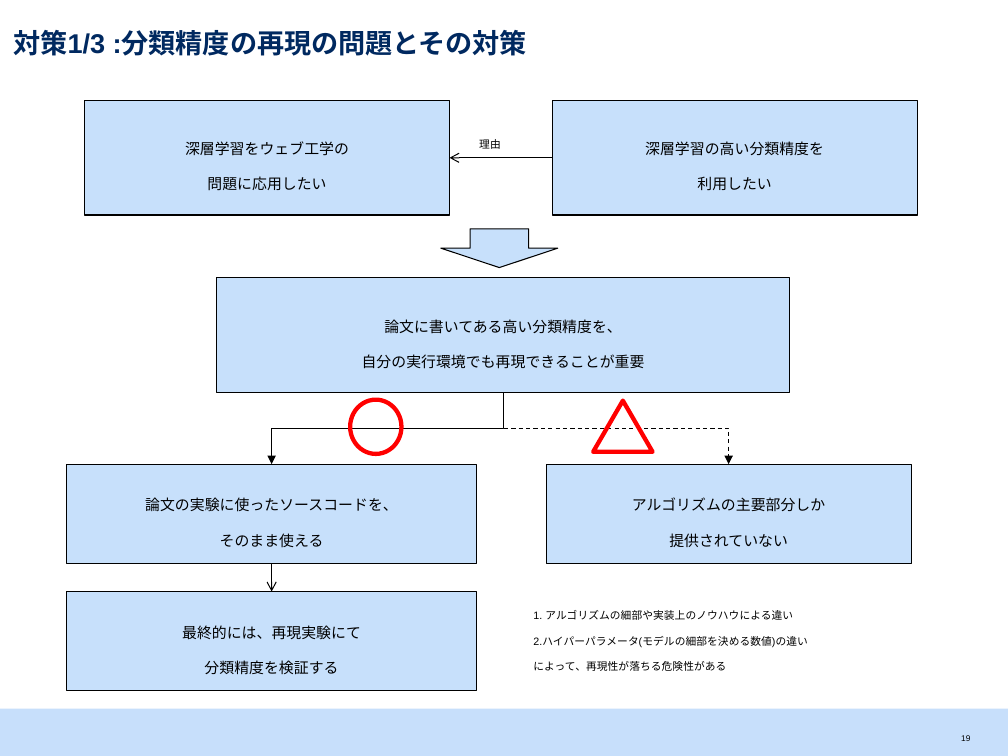
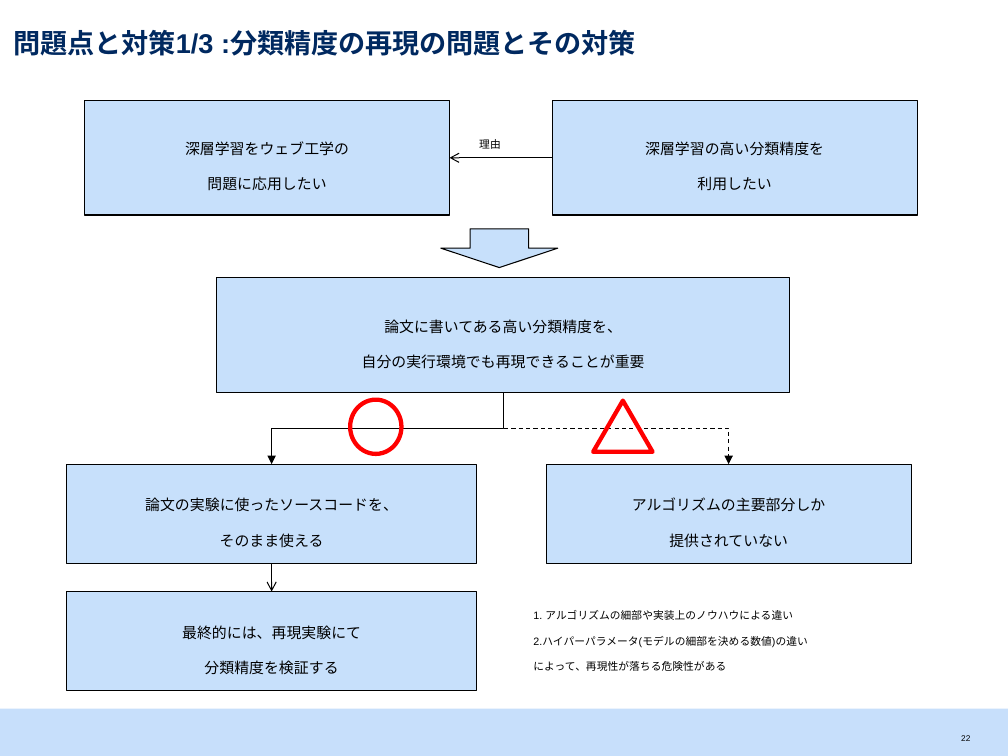
Before and after one commit to srtk/sotsuron, a slide deck: slide 23 of doc/sotsuron_defense/bd.pptx (slide 20 before the commit). Drawn at 1008x756 pixels with LibreOffice and Linux fonts; fonts in the diff are those of the drawing. Boxes give left, top, right and bottom in pixels: in the first picture for what was removed or moved away, otherwise in the second. Text is boxed around its words. In the diff, an @@ line names an element or a change of style, - is before the commit and + after.

```diff
--- a/doc/sotsuron_defense/bd.pptx
+++ b/doc/sotsuron_defense/bd.pptx
@@ title at box(13, 30, 635, 58): text changed @@
-対策1/3 :分類精度の再現の問題とその対策
+問題点と対策1/3 :分類精度の再現の問題とその対策
@@ page number at box(961, 735, 970, 741): text changed @@
-19
+22
```
Also in this commit, not shown: 11 other slides changed, 12 slides added, 1 other file.
